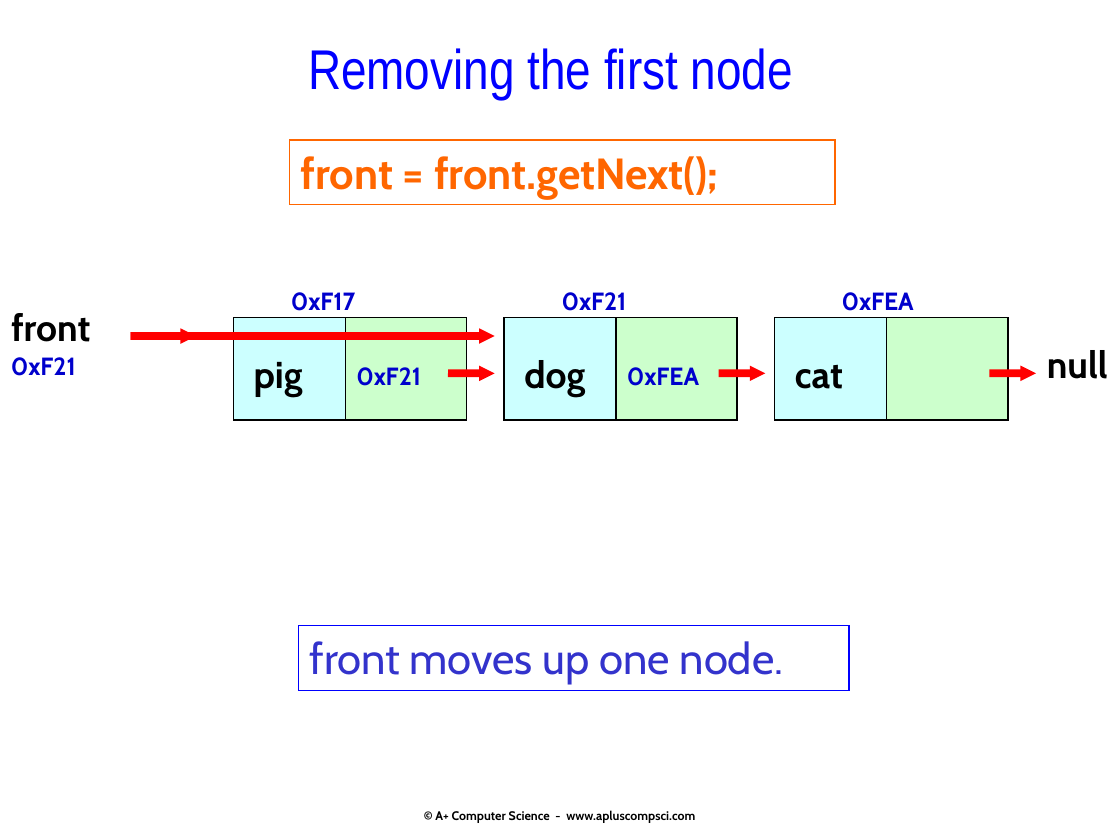
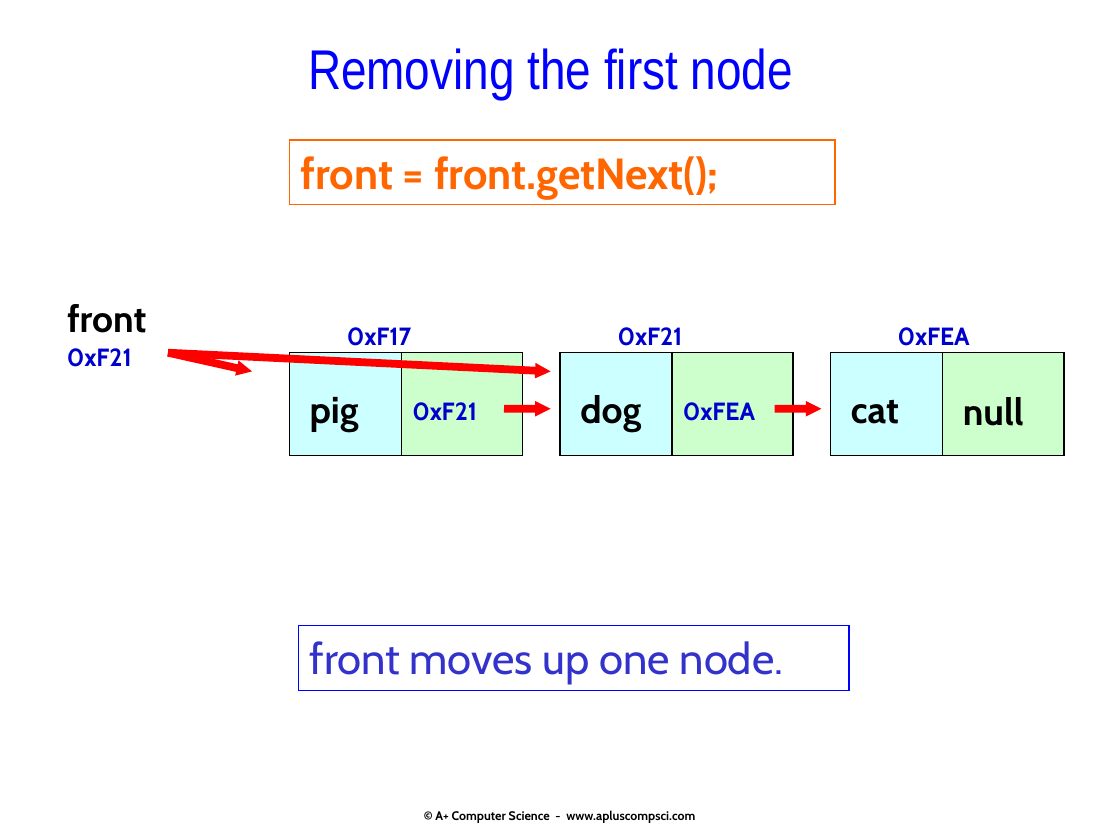
Before and after one commit to Cy-FairCS/cs3, a slide deck: slide 52 of u07a_linkedLists/notes/_linklists.16.pptx (slide 48 before the commit). Drawn at 1120x840 pixels with LibreOffice and Linux fonts; fonts in the diff are those of the drawing. Boxes give left, top, right and bottom in pixels: in the first picture for what was removed or moved away, otherwise in the second. Text is boxed around its words. In the diff, an @@ line names an element or a change of style, - is before the commit and + after.

```diff
--- a/u07a_linkedLists/notes/_linklists.16.pptx
+++ b/u07a_linkedLists/notes/_linklists.16.pptx
@@ text "front": place and size @@
-text "front" at (11, 313, 90, 342)
+text "front" at (67, 304, 146, 333)
@@ text "0xF21": place and size @@
-text "0xF21" at (11, 357, 76, 376)
+text "0xF21" at (67, 348, 132, 367)
@@ arrow moved from (131, 336) - (495, 336) to (168, 353) - (551, 372) @@
@@ arrow moved from (131, 336) - (196, 336) to (168, 353) - (252, 372) @@
@@ text "null": place and size @@
-text "null" at (1047, 350, 1108, 379)
+text "null" at (963, 397, 1024, 426)
@@ arrow removed from (989, 373) to (1036, 373) @@
@@ 8 texts, 6 rectangles, 2 arrows: place and size @@
-8 texts, 6 rectangles, 2 arrows at (233, 292, 1008, 420)
+8 texts, 6 rectangles, 2 arrows at (289, 327, 1064, 456)
```
Also in this commit, not shown: 20 other slides changed, 10 slides added, 2 slides removed, 13 other files.
